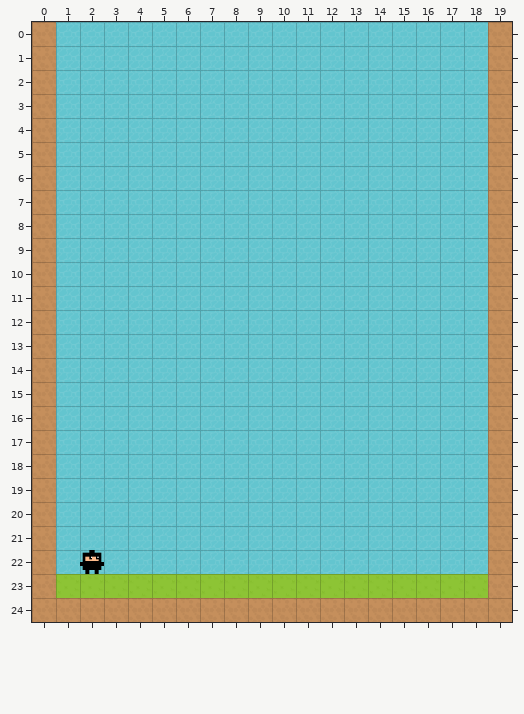
Two versions of a level (Tiled map, data/map.tmx). Above, as it was before the edit.
Cells are 64x64 px. Shown: x 0..19, y 0..24.
The result:
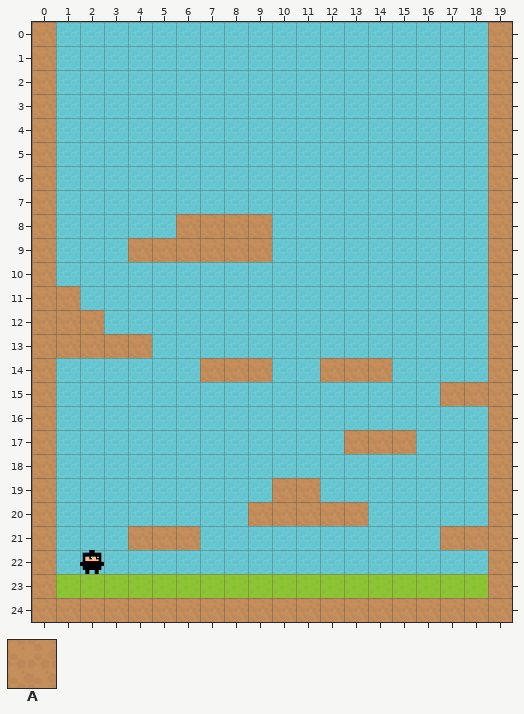
Key: from "RPGpack_sheet": A 26.
_ is an empty cell, . an unchanged one.
Edits made:
--- layer "walls"
@@ x 4..9 @@
- 8 ..____
- 9 ______
+ 8 ..AAAA
+ 9 AAAAAA
@@ x 1..18 @@
-11 _.................
-12 __................
-13 ____..............
-14 ......___..___....
-15 ................__
+11 A.................
+12 AA................
+13 AAAA..............
+14 ......AAA..AAA....
+15 ................AA
@@ x 13..15 @@
-17 ___
+17 AAA
@@ x 4..18 @@
-19 ......__.......
-20 ....._____.....
-21 ___..........__
+19 ......AA.......
+20 .....AAAAA.....
+21 AAA..........AA
